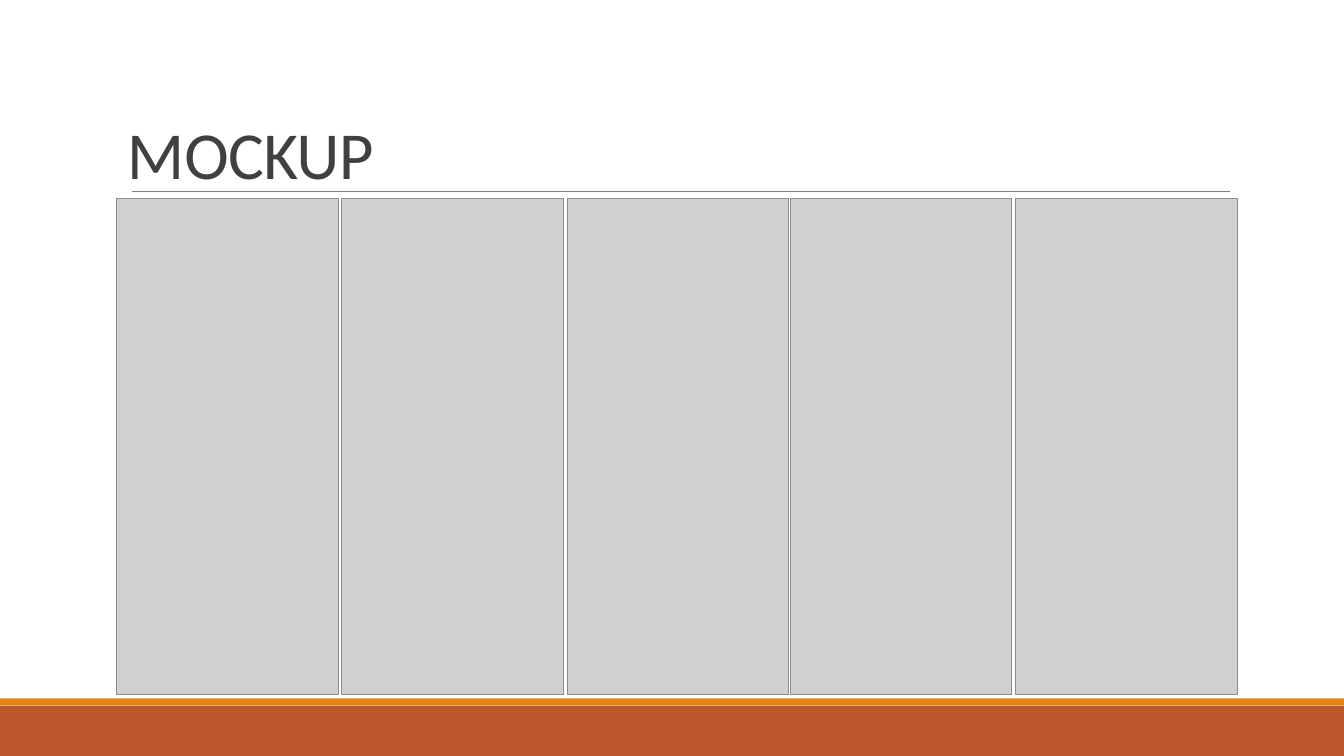
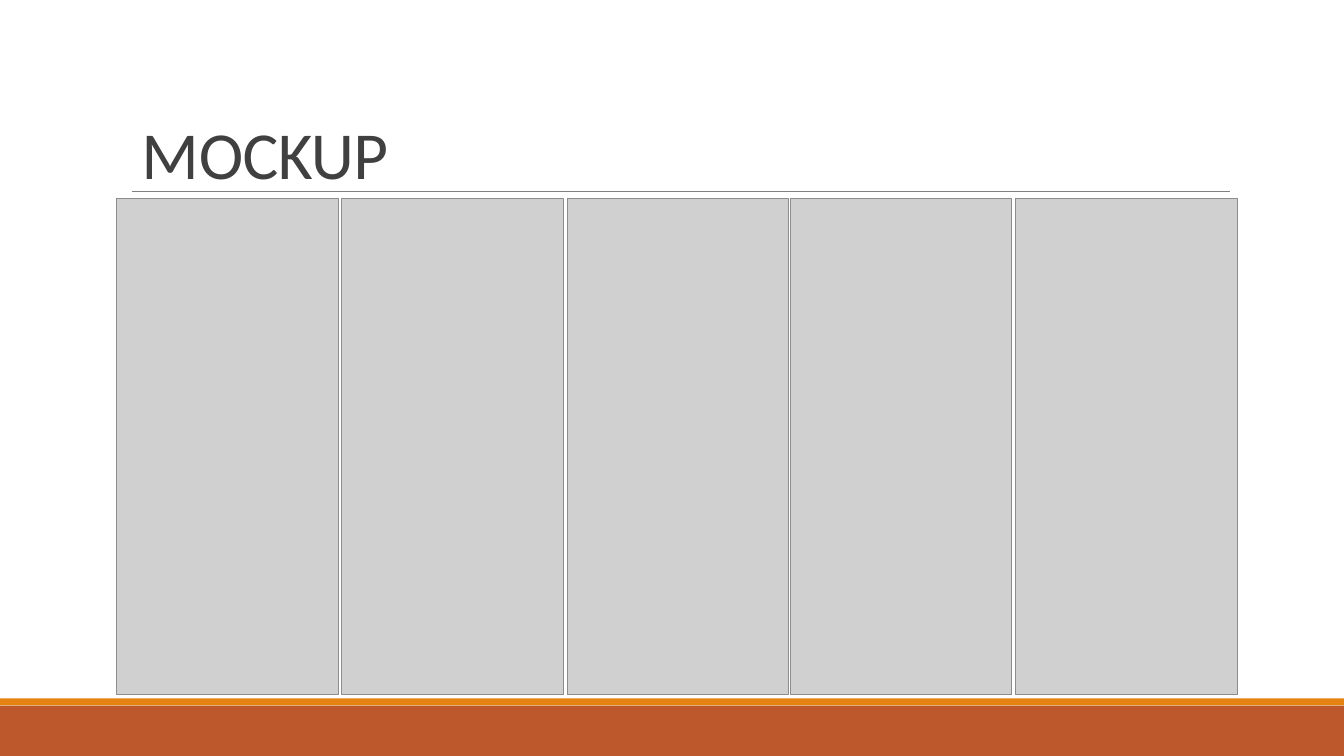
Before and after one commit to MaheswaraAW/-PPL4611, a slide deck: slide 12 of Aplikasi Catalog Board Game.pptx. Drawn at 1344x756 pixels with LibreOffice and Linux fonts; fonts in the diff are those of the drawing; grey boxes stand for pictures. Boxes give left, top, right and bottom in pixels: in the first picture for what was removed or moved away, otherwise in the second. Text is boxed around its words. In the diff, an @@ line names an element or a change of style, - is before the commit and + after.

```diff
--- a/Aplikasi Catalog Board Game.pptx
+++ b/Aplikasi Catalog Board Game.pptx
@@ title "MOCKUP": place and size @@
-title "MOCKUP" at box(127, 135, 374, 192)
+title "MOCKUP" at box(141, 135, 388, 192)
```
Also in this commit, not shown: 3 other slides changed.
